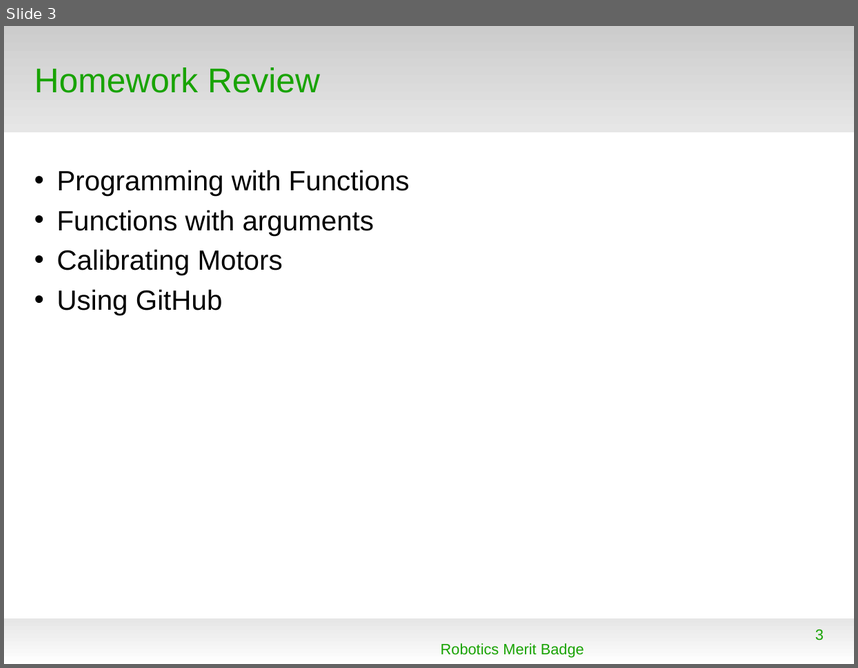
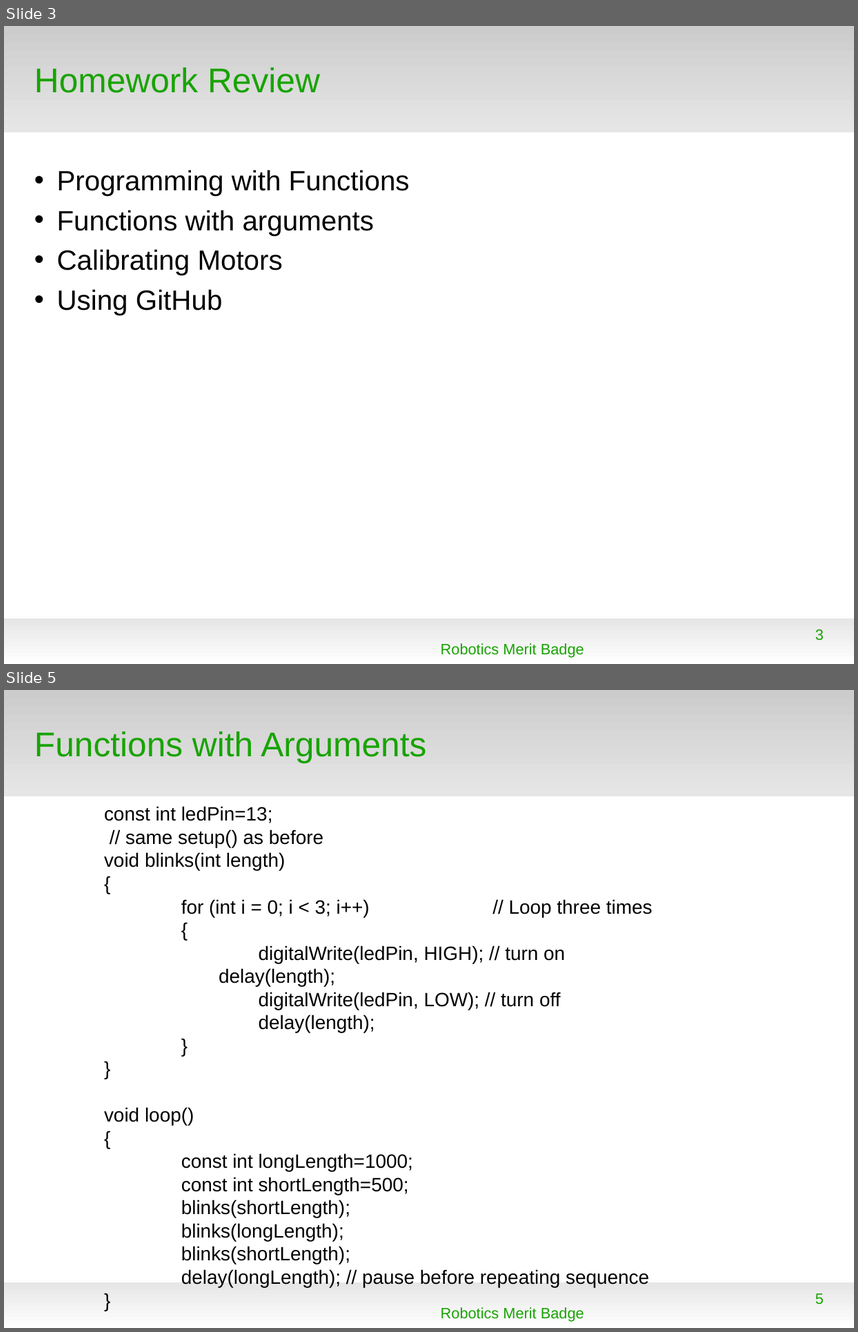
Before and after one commit to spiderman-2099/RoboticsMB, a slide deck: doc/RMB_Session2.odp. Shown one above the other, each under a label of ours: slide 3 before the commit, slides 3 and 5 after it; the slides between them are not shown. The pictures are 858x668 and 858x1332 pixels, drawn with LibreOffice and Linux fonts; fonts in the diff are those of the drawing; background and template pictures are left out. Boxes give left, top, right and bottom in pixels: in the first picture for what was removed or moved away, otherwise in the second. Text is boxed around its words. In the diff, an @@ line names an element or a change of style, - is before the commit and + after.

```diff
--- a/doc/RMB_Session2.odp
+++ b/doc/RMB_Session2.odp
@@ slide 5 added at box(4, 690, 854, 1328), background #FFFFFF; not listed: 2 template elements that a slide beside it also shows @@
@@ title added at box(34, 731, 426, 763), 32 pt, text #18A303 @@
+Functions with Arguments
@@ text added at box(104, 806, 653, 1287), 18 pt, text #000000 @@
+const int ledPin=13;
+// same setup() as before
+void blinks(int length)
+{
+for (int i = 0; i < 3; i++) // Loop three times
+{
+digitalWrite(ledPin, HIGH); // turn on
+delay(length);
+digitalWrite(ledPin, LOW); // turn off
+delay(length);
+}
+}
+void loop()
+{
+const int longLength=1000;
+const int shortLength=500;
+blinks(shortLength);
+blinks(longLength);
+blinks(shortLength);
+delay(longLength); // pause before repeating sequence
+}
@@ text added at box(441, 1307, 584, 1321), 14 pt, text #18A303 @@
+Robotics Merit Badge
@@ page number added at box(815, 1293, 824, 1304), 14 pt, text #18A303 @@
+5
```
Also in this commit, not shown: 2 slides changed, 1 other slide added, 1 slide removed.
